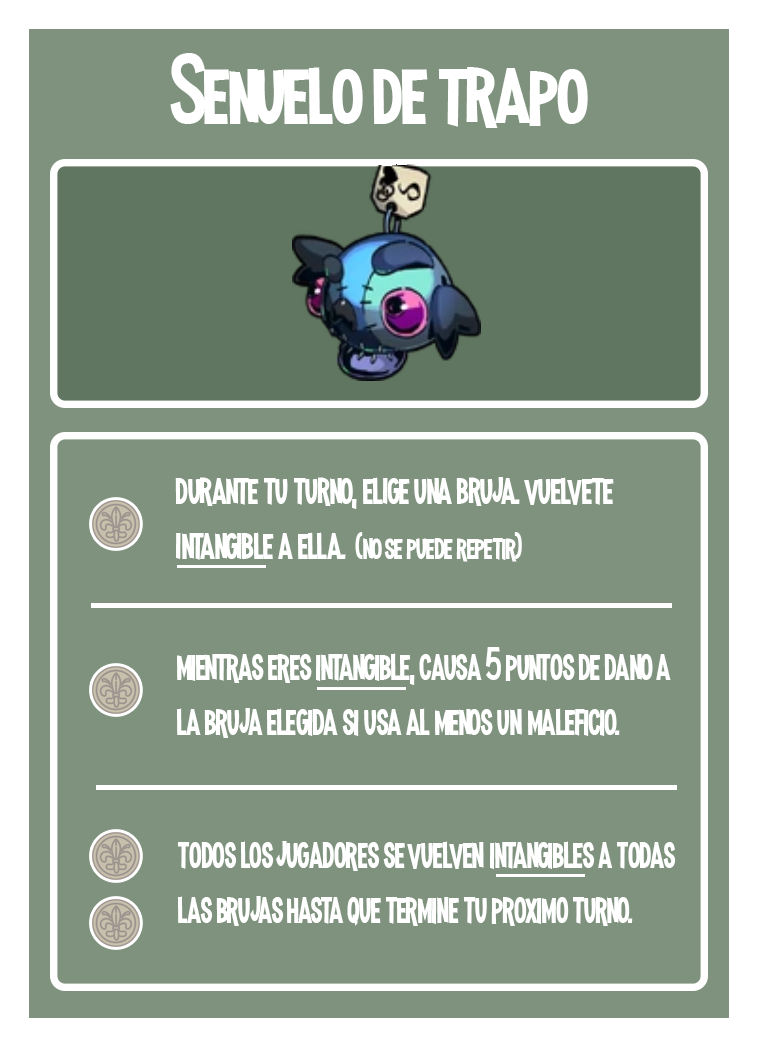
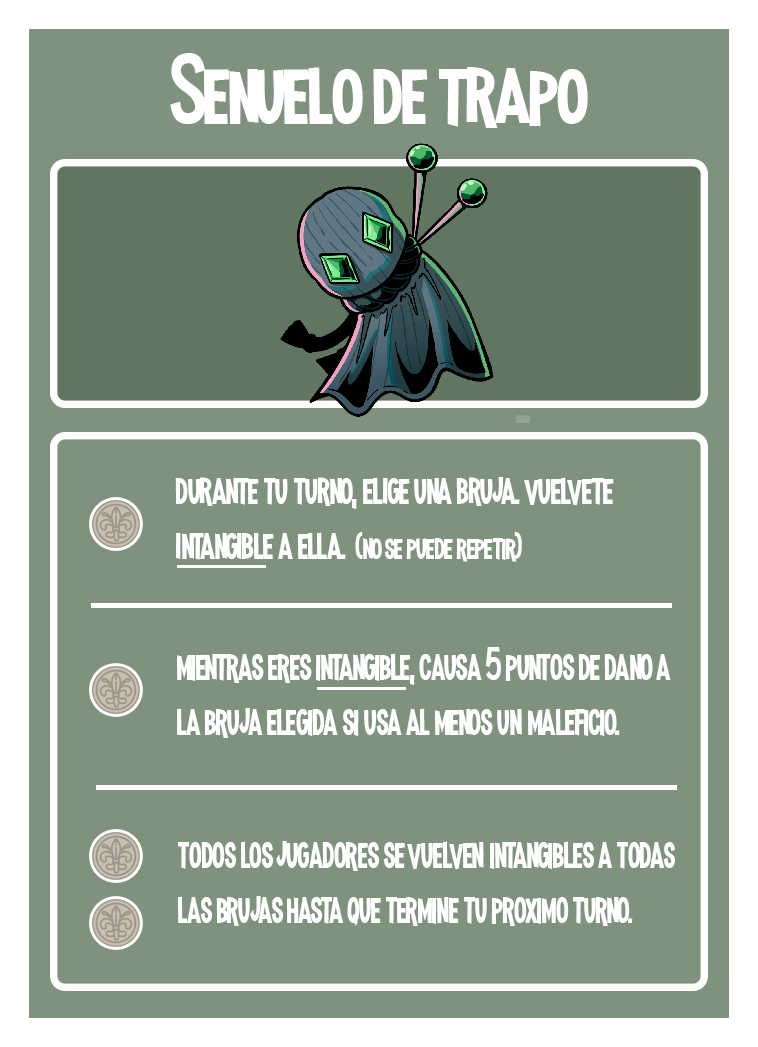
Revision of a layered 758 × 1047 image; what changed, layer by layer:
removed layer "Línea 2" (1st of 3) over [496, 874, 585, 877]
painted on "Capa 1" over [280, 143, 530, 423]